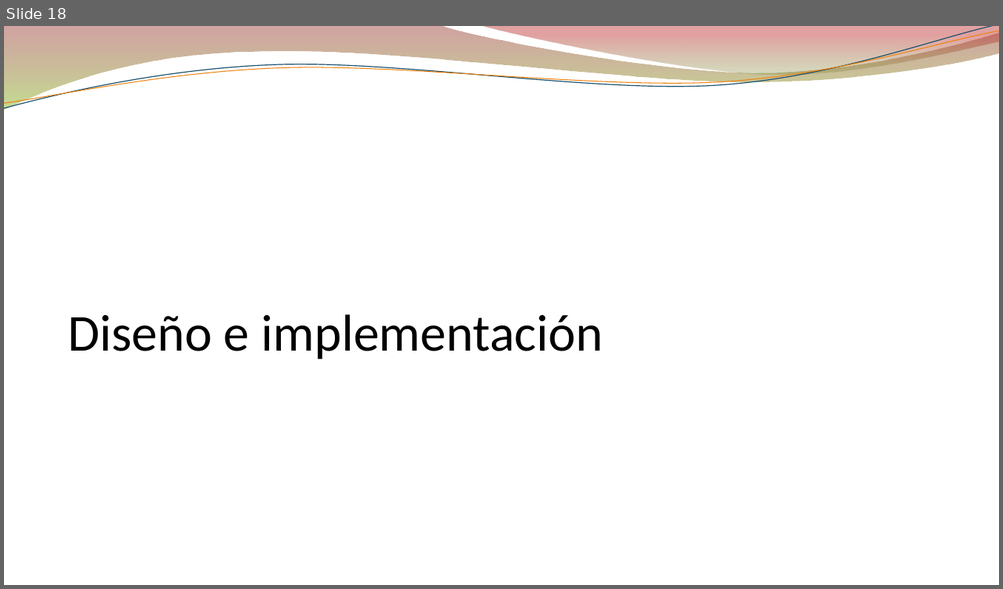
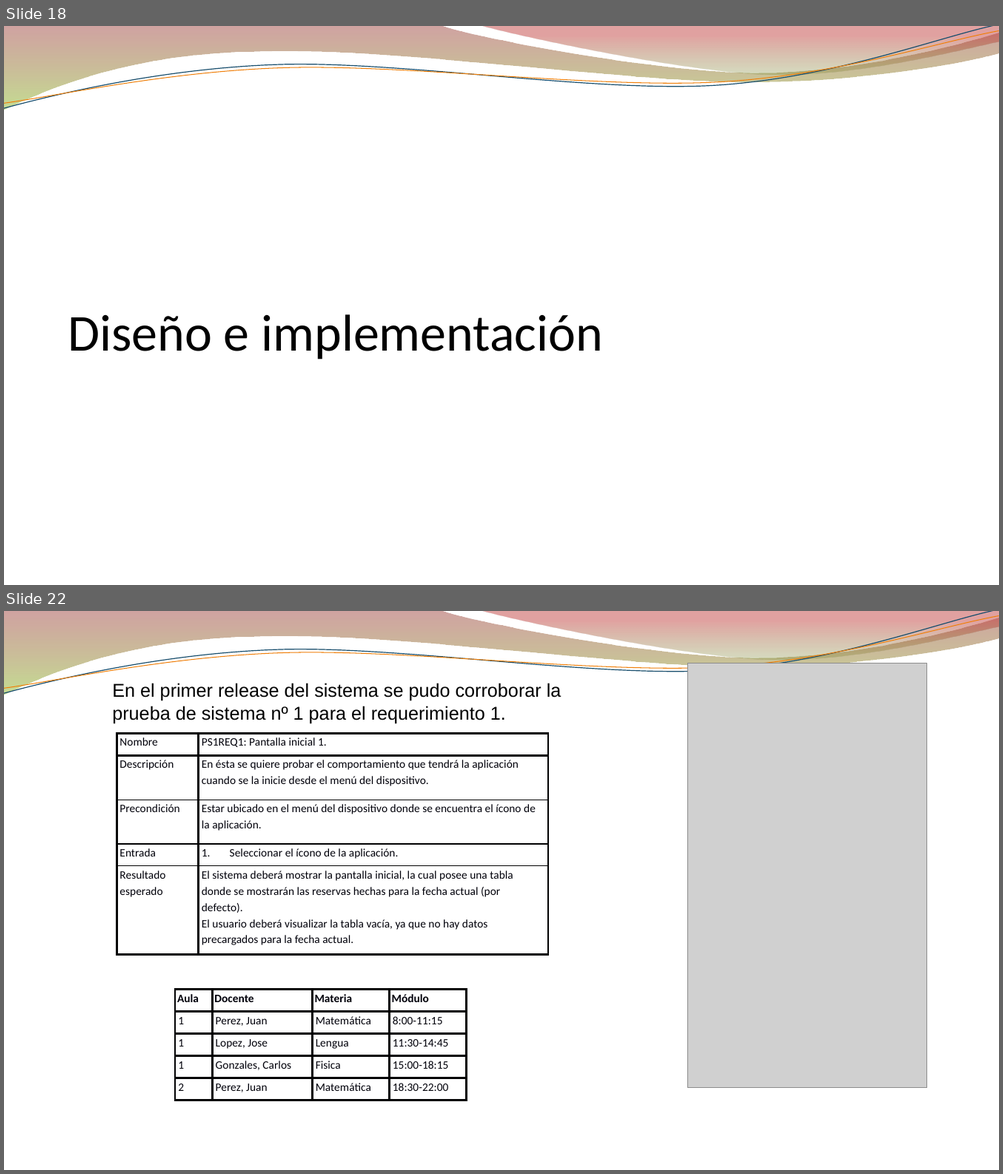
Before and after one commit to jerebenitez/2017-UNC-IngSoft-cmd, a slide deck: docs/Pesentación.pptx. Shown one above the other, each under a label of ours: slide 18 before the commit, slides 18 and 22 after it; the slides between them are not shown. The pictures are 1003x589 and 1003x1174 pixels, drawn with LibreOffice and Linux fonts; fonts in the diff are those of the drawing; grey boxes stand for pictures; background and template pictures are left out. Boxes give left, top, right and bottom in pixels: in the first picture for what was removed or moved away, otherwise in the second. Text is boxed around its words. In the diff, an @@ line names an element or a change of style, - is before the commit and + after.

```diff
--- a/docs/Pesentación.pptx
+++ b/docs/Pesentación.pptx
@@ slide 22 added at bbox=[4, 611, 999, 1170], background picture (left out); not listed: 4 template elements that a slide beside it also shows @@
@@ picture added at bbox=[688, 664, 927, 1088] @@
@@ text added at bbox=[112, 683, 561, 723], 18 pt, text #000000 @@
+En el primer release del sistema se pudo corroborar la prueba de sistema nº 1 para el requerimiento 1.
@@ table added at bbox=[116, 733, 549, 955], 5 rows, 2 columns @@
+Nombre | PS1REQ1: Pantalla inicial 1.
+Descripción | En ésta se quiere probar el comportamiento que tendrá la aplicación cuando se la inicie desde el menú del dispositivo.
+Precondición | Estar ubicado en el menú del dispositivo donde se encuentra el ícono de la aplicación.
+Entrada | Seleccionar el ícono de la aplicación.
+Resultado esperado | El sistema deberá mostrar la pantalla inicial, la cual posee una tabla donde se mostrarán las reservas hechas para la fecha actual (por defecto). / El usuario deberá visualizar la tabla vacía, ya que no hay datos precargados para la fecha actual.
@@ table added at bbox=[175, 990, 466, 1100], 5 rows, 4 columns @@
+Aula | Docente | Materia | Módulo
+1 | Perez, Juan | Matemática | 8:00-11:15
+1 | Lopez, Jose | Lengua | 11:30-14:45
+1 | Gonzales, Carlos | Fisica | 15:00-18:15
+2 | Perez, Juan | Matemática | 18:30-22:00
```
Also in this commit, not shown: 5 slides changed, 2 slides removed, 1 other file.
